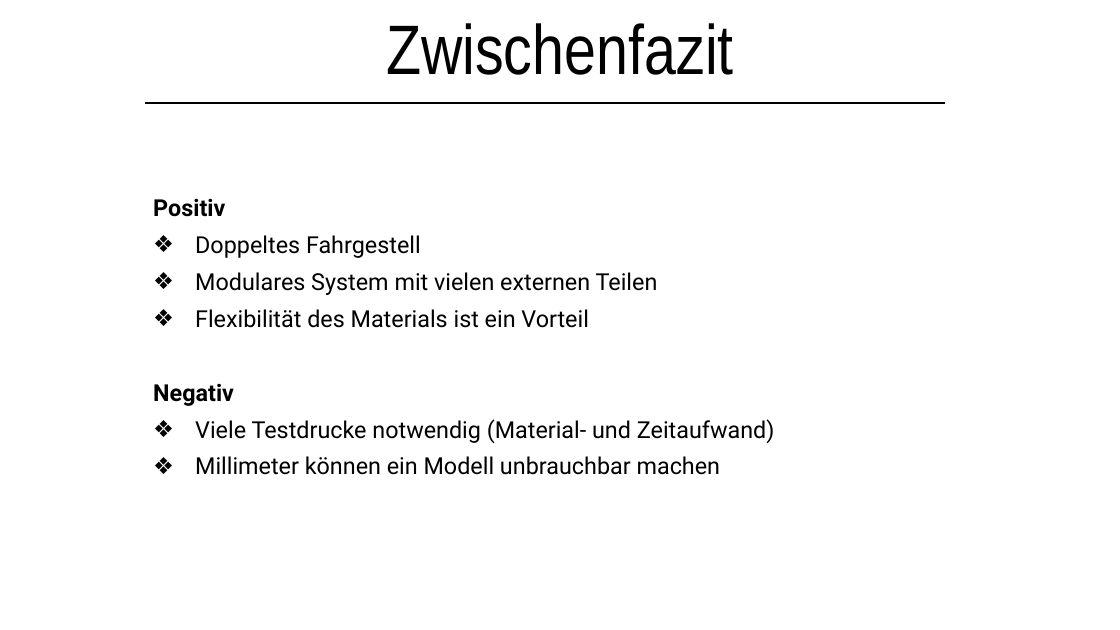
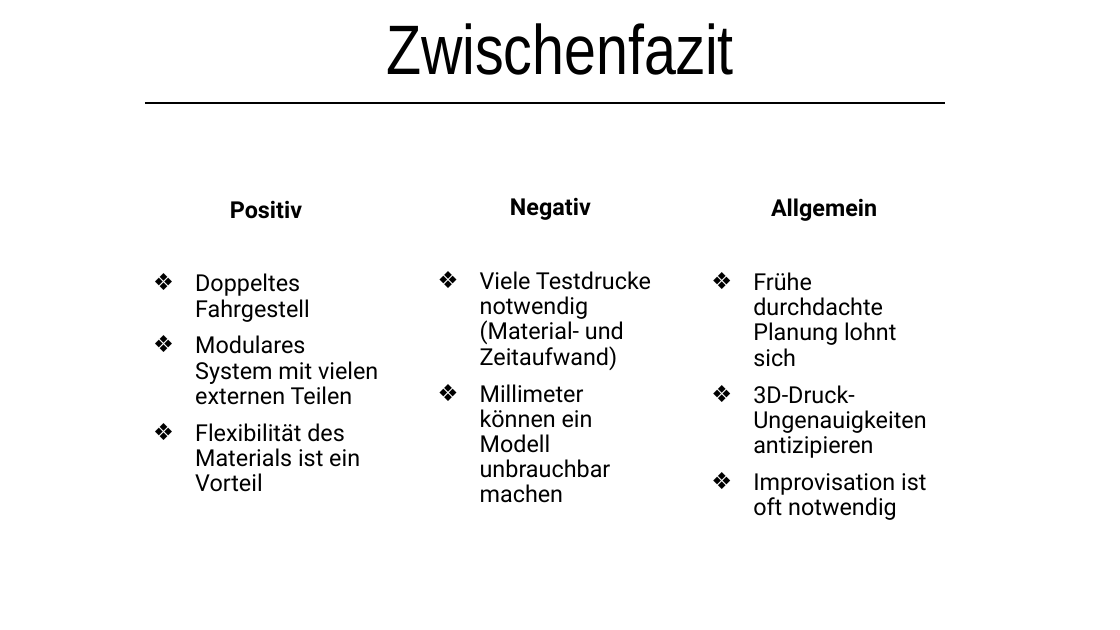
Before and after one commit to lsswchmnn/tank, a slide deck: slide 8 of Präsentation/Kettenfahrzeug.pptx. Drawn at 1120x630 pixels with LibreOffice and Linux fonts; fonts in the diff are those of the drawing. Boxes give left, top, right and bottom in pixels: in the first picture for what was removed or moved away, otherwise in the second. Text is boxed around its words. In the diff, an @@ line names an element or a change of style, - is before the commit and + after.

```diff
--- a/Präsentation/Kettenfahrzeug.pptx
+++ b/Präsentation/Kettenfahrzeug.pptx
@@ subtitle at bbox=[230, 200, 302, 219]: alignment left to centre @@
@@ text added at bbox=[480, 197, 651, 478], 20 pt, text #000000 @@
+Negativ
+❖ Viele Testdrucke notwendig (Material- und Zeitaufwand)
+❖ Millimeter können ein Modell unbrauchbar machen
@@ text added at bbox=[753, 198, 926, 520], 20 pt, text #000000 @@
+Allgemein
+❖ Frühe durchdachte Planung lohnt sich
+❖ 3D-Druck-Ungenauigkeiten antizipieren
+❖ Improvisation ist oft notwendig
@@ subtitle at bbox=[153, 383, 775, 475]: paragraphs removed @@
-Negativ
-❖ Viele Testdrucke notwendig (Material- und Zeitaufwand)
-❖ Millimeter können ein Modell unbrauchbar machen
```
Also in this commit, not shown: 3 slides added, 1 slide removed.
